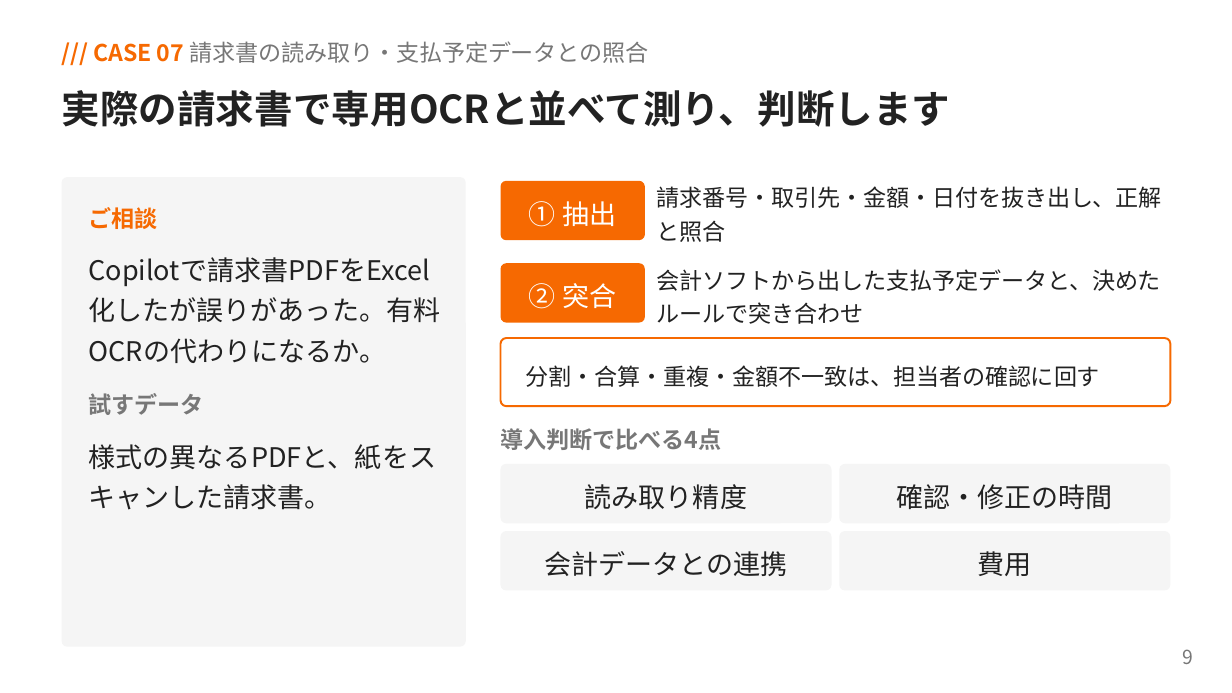
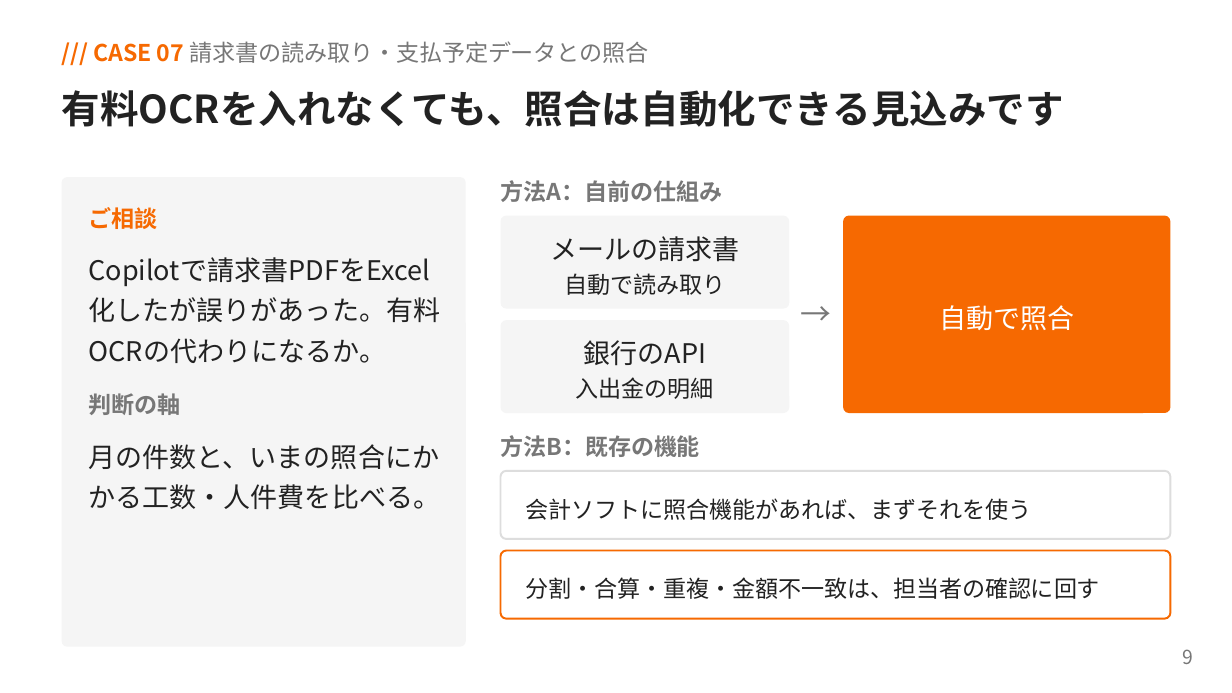
Before and after one commit to yoshiy-dev/yoshiy-dev, a slide deck: slide 9 of outputs/AI活用相談_回答まとめ.pptx. Drawn at 1232x693 pixels with LibreOffice and Linux fonts; fonts in the diff are those of the drawing. Boxes give left, top, right and bottom in pixels: in the first picture for what was removed or moved away, otherwise in the second. Text is boxed around its words. In the diff, an @@ line names an element or a change of style, - is before the commit and + after.

```diff
--- a/outputs/AI活用相談_回答まとめ.pptx
+++ b/outputs/AI活用相談_回答まとめ.pptx
@@ text at (62,90,1064,127): text changed @@
-実際の請求書で専用OCRと並べて測り、判断します
+有料OCRを入れなくても、照合は自動化できる見込みです
@@ rounded rectangle removed at (500,181,644,240) @@
@@ text added at (500,180,722,202), 13.5 pt, text #777777, bold @@
+方法A：自前の仕組み
@@ text removed at (529,201,616,227) @@
-① 抽出
@@ text removed at (656,186,1162,242) @@
-請求番号・取引先・金額・日付を抜き出し、正解と照合
@@ rounded rectangle at (500,216,788,308): proportions changed @@
@@ rounded rectangle: place and size @@
-rounded rectangle at (839,464,1170,524)
+rounded rectangle at (500,216,788,308)
@@ text added at (550,236,739,262), 15.8 pt, text #222222 @@
+メールの請求書
@@ rounded rectangle added at (843,216,1170,413), fill #F66901 @@
@@ rounded rectangle removed at (500,264,644,323) @@
@@ text removed at (656,269,1161,324) @@
-会計ソフトから出した支払予定データと、決めたルールで突き合わせ
@@ text removed at (529,283,616,309) @@
-② 突合
@@ text at (564,273,725,295): text changed; size 15.8 to 13.5 pt @@
-読み取り精度
+自動で読み取り
@@ text added at (801,294,890,333), 18 pt, text #777777 @@
+→
@@ rounded rectangle: place and size @@
-rounded rectangle at (500,464,832,524)
+rounded rectangle at (500,320,788,413)
@@ rounded rectangle at (500,320,788,413): proportions changed @@
@@ text added at (939,305,1074,331), 15.8 pt, text #FFFFFF @@
+自動で照合
@@ text added at (583,340,706,366), 15.8 pt, text #222222 @@
+銀行のAPI
@@ text added at (576,377,714,399), 13.5 pt, text #222222 @@
+入出金の明細
@@ text at (89,393,181,415): text changed @@
-試すデータ
+判断の軸
@@ text removed at (89,444,437,510) @@
-様式の異なるPDFと、紙をスキャンした請求書。
@@ text added at (89,444,441,509), 15.8 pt, text #222222 @@
+月の件数と、いまの照合にかかる工数・人件費を比べる。
@@ text removed at (500,428,721,450) @@
-導入判断で比べる4点
@@ text added at (500,435,700,457), 13.5 pt, text #777777, bold @@
+方法B：既存の機能
@@ rounded rectangle added at (500,471,1170,538), outline #DDDDDD 1.13 pt @@
@@ text added at (525,498,1031,520), 13.5 pt, text #222222 @@
+会計ソフトに照合機能があれば、まずそれを使う
@@ text removed at (896,484,1112,509) @@
-確認・修正の時間
@@ rounded rectangle removed at (500,531,832,590) @@
@@ rounded rectangle removed at (839,531,1170,590) @@
@@ rounded rectangle: place and size @@
-rounded rectangle at (500,338,1170,405)
+rounded rectangle at (500,551,1170,618)
@@ text "分割・合算・重複・金額不一致は、担当者の確認に回す": place and size @@
-text "分割・合算・重複・金額不一致は、担当者の確認に回す" at (525,365,1100,387)
+text "分割・合算・重複・金額不一致は、担当者の確認に回す" at (525,577,1100,599)
@@ text removed at (544,551,787,576) @@
-会計データとの連携
@@ text removed at (978,551,1032,576) @@
-費用
```
Also in this commit, not shown: 5 other slides changed, 1 other file.
